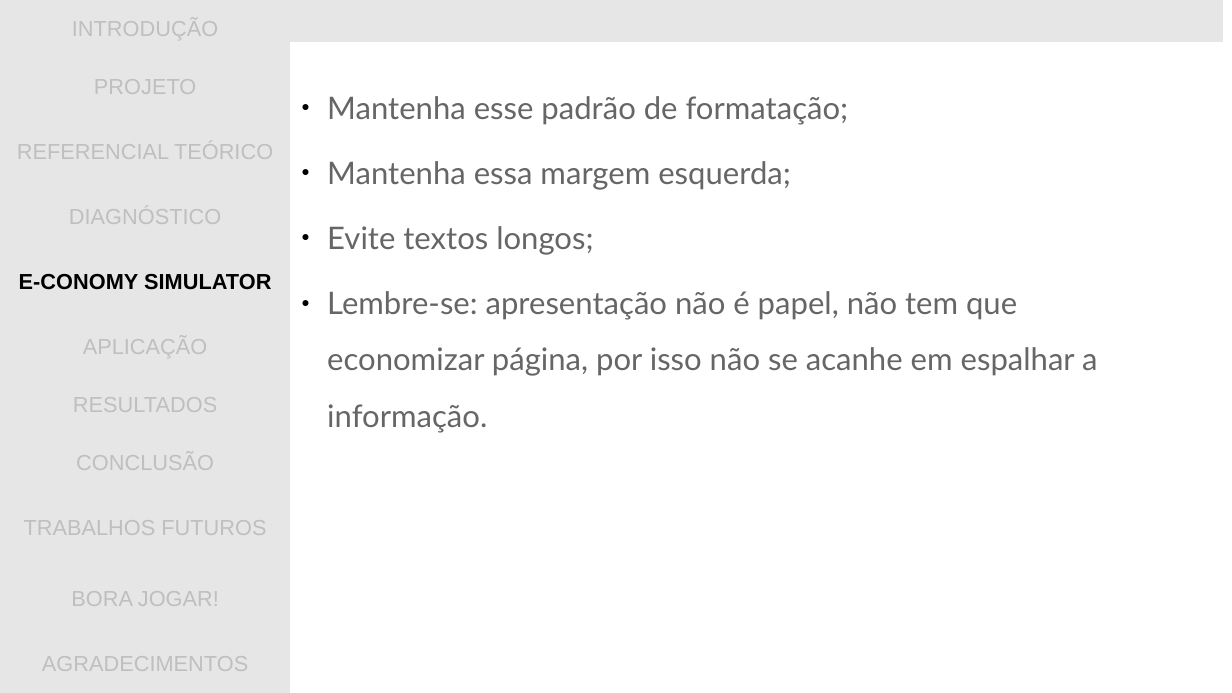
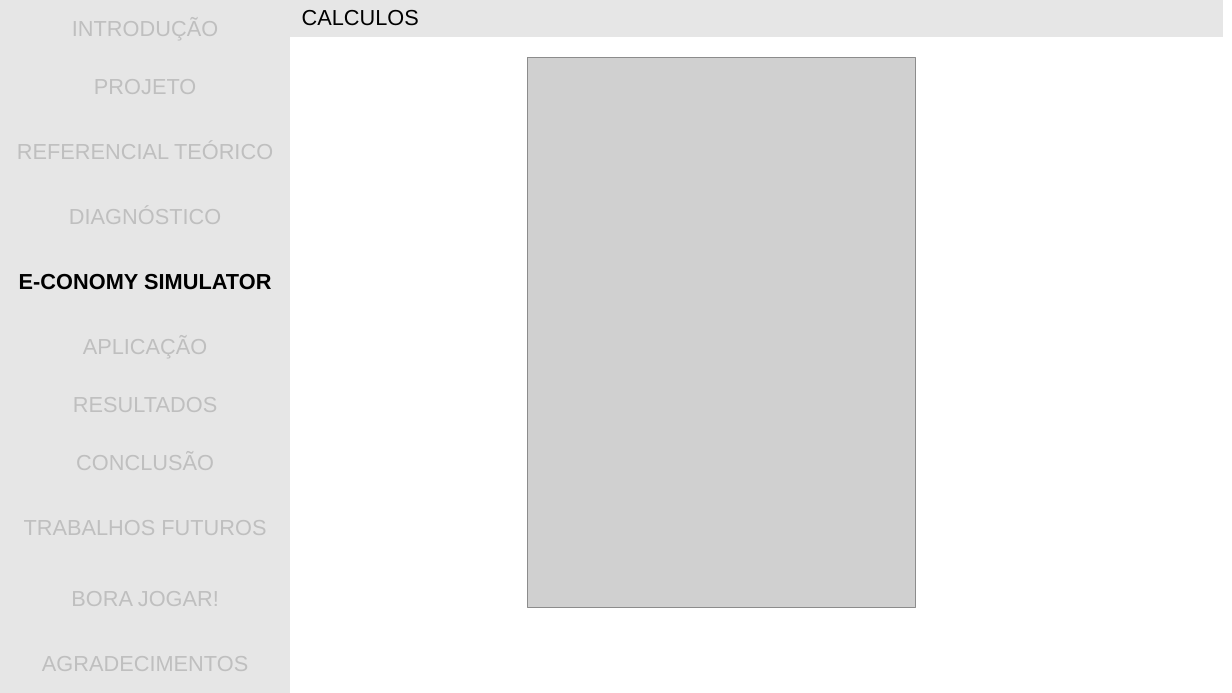
Before and after one commit to gwathsule/e-conomy-simulator, a slide deck: slide 27 of documentacao/apresentacao_tcc.ppt (slide 17 before the commit). Drawn at 1232x693 pixels with LibreOffice and Linux fonts; fonts in the diff are those of the drawing; grey boxes stand for pictures; background and template pictures are left out. Boxes give left, top, right and bottom in pixels: in the first picture for what was removed or moved away, otherwise in the second. Text is boxed around its words. In the diff, an @@ line names an element or a change of style, - is before the commit and + after.

```diff
--- a/documentacao/apresentacao_tcc.ppt
+++ b/documentacao/apresentacao_tcc.ppt
@@ table removed at [291,0,1224,37], 1 rows, 1 columns @@
-
@@ table added at [291,0,1224,37], 1 rows, 1 columns @@
+CALCULOS
@@ picture added at [528,58,916,608] @@
@@ text removed at [327,96,1097,432] @@
-● Mantenha esse padrão de formatação;
-● Mantenha essa margem esquerda;
-● Evite textos longos;
-● Lembre-se: apresentação não é papel, não tem que economizar página, por isso não se acanhe em espalhar a informação.
```
Also in this commit, not shown: 9 other slides changed, 2 slides added, 1 other file.
